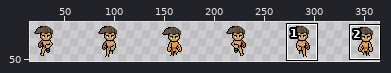
File history of a sprite sheet, Pixel Crawler - Free Pack/Entities/Characters/Body_A/Animations/Run_Base/Run_Down.png. Above: a wide view before the commit, with the close-up outlined.
Close-up. Before the edit:
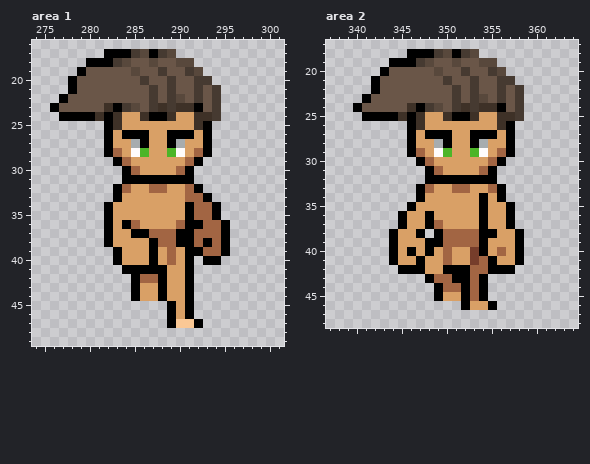
The file is 384x64 pixels. Shown: area 1: x 274..301, y 16..49; area 2: x 337..364, y 17..48. The wide view leaves out empty margins. The commit also changed other parts of the picture, which this record leaves out.
And afterwards:
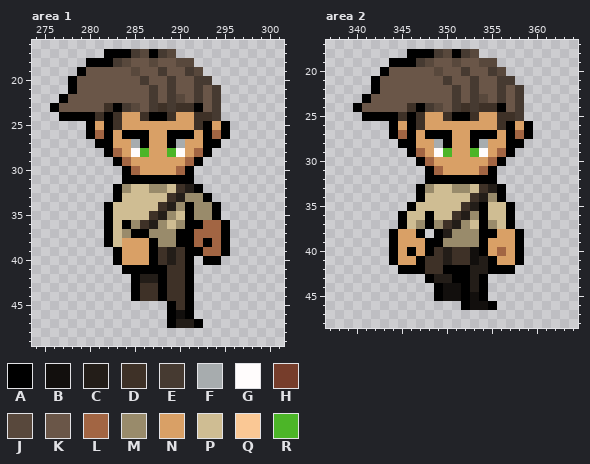
Palette (. is transparent): A #000000  B #120f0d  C #231d18  D #3e3127  E #463a31  F #a7acae  G #fffcfc  H #763d2b  J #58483c  K #6a5648  L #a26543  M #998b6b  N #d9a066  P #cfbd93  Q #fac895  R #4cb528
Diff:
Area 1:
The edit adds colour A in rows 25 to 26 at x 280 and 295; in row 27 at x 281 and 294.
Colour N gives way to colour B in row 46 at x 290.
Colour L gives way to colour C in row 32 at x 291; in rows 39 to 40 at x 289; in row 42 at x 286 to 287.
Colour N gives way to colour C in row 33 at x 290; in row 34 at x 289; in row 35 at x 288; in row 36 at x 287.
Colour Q gives way to colour C in row 47 at x 290 to 291.
Colour N gives way to colour D in row 32 at x 290; in row 33 at x 289; in row 34 at x 288; in row 35 at x 287; in row 36 at x 286; in rows 39 to 40 at x 288 and 290.
Colour N gives way to colour D in rows 41 to 42 at x 289 to 290; in rows 43 to 44 at x 286 to 287 and 289 to 290; in row 45 at x 290.
The edit adds colour L in row 26 at x 281 and 294.
Colour L gives way to colour M in row 32 at x 284 and 287 to 288; in row 33 at x 291 to 292; in rows 34 to 35 at x 292 to 293; in row 36 at x 285 and 290; in row 37 at x 287 to 289; in row 38 at x 288 to 289.
Colour N gives way to colour M in row 34 at x 290; in row 35 at x 289; in row 36 at x 288; in row 37 at x 284.
The edit adds colour N in row 25 at x 281 and 294.
Colour N gives way to colour P in row 32 at x 285 to 286 and 289; in row 33 at x 284 to 288; in row 34 at x 283 to 287; in row 35 at x 283 to 286 and 290; in row 36 at x 283 and 289; in rows 37 to 38 at x 283.
Area 2:
The edit adds colour A in rows 26 to 27 at x 344 and 359; in row 28 at x 345 and 358.
Colour H gives way to colour B in rows 40 to 41 at x 353.
Colour L gives way to colour B in row 44 at x 350 to 351; in row 45 at x 353.
Colour N gives way to colour B in row 45 at x 350 to 351; in row 46 at x 353 to 354.
Colour A gives way to colour C in row 34 at x 354.
Colour L gives way to colour C in row 33 at x 355; in row 38 at x 350; in row 40 at x 350; in row 41 at x 350 and 354; in row 42 at x 353 to 354; in row 43 at x 349 to 350 and 353.
Colour L gives way to colour C in row 44 at x 353.
Colour N gives way to colour C in row 35 at x 353; in row 36 at x 352; in row 37 at x 351.
Colour N gives way to colour D in row 33 at x 354; in row 34 at x 353; in row 35 at x 352; in row 36 at x 351; in row 37 at x 350; in row 40 at x 349 and 351 to 352.
Colour N gives way to colour D in row 41 at x 348 to 349 and 351 to 352; in row 42 at x 348 to 349.
The edit adds colour L in row 27 at x 345 and 358.
Colour L gives way to colour M in row 33 at x 348 and 351 to 352; in row 37 at x 349; in row 38 at x 351 to 353; in row 39 at x 350 to 353.
Colour N gives way to colour M in row 34 at x 355; in row 36 at x 353; in row 37 at x 347, 352 and 355.
The edit adds colour N in row 26 at x 345 and 358.
Colour N gives way to colour P in row 33 at x 349 to 350 and 353; in row 34 at x 348 to 352; in row 35 at x 347 to 351 and 355 to 356; in row 36 at x 346 to 347, 349 to 350 and 355 to 356; in row 37 at x 346, 353 and 356.
